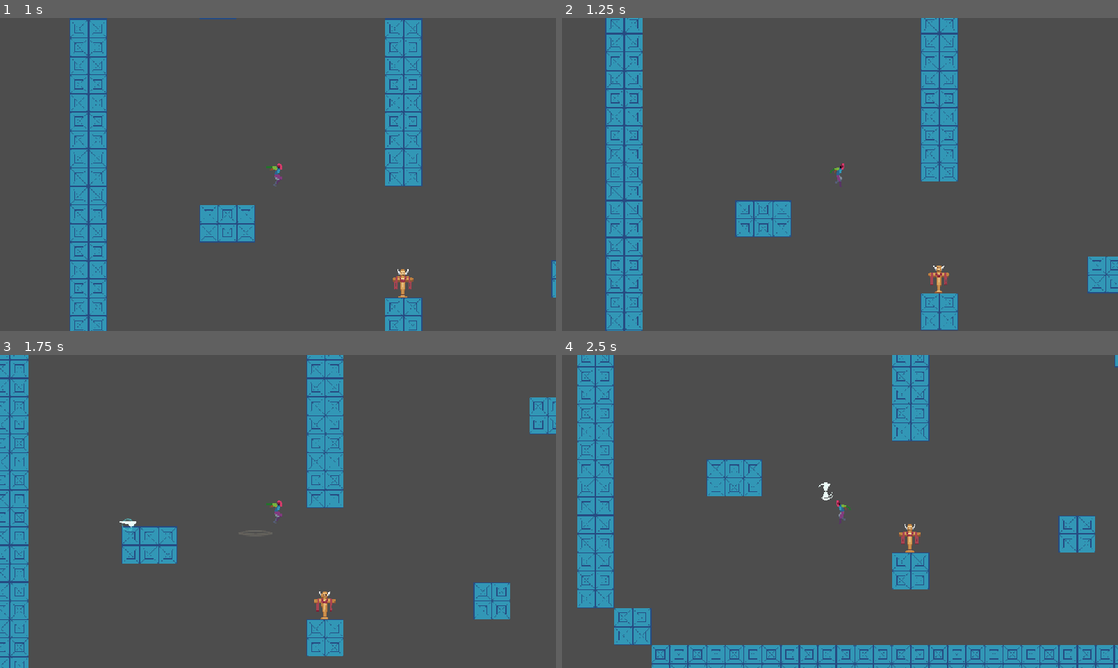
Above: before the commit, frames 1-4 (two rows, left to right).
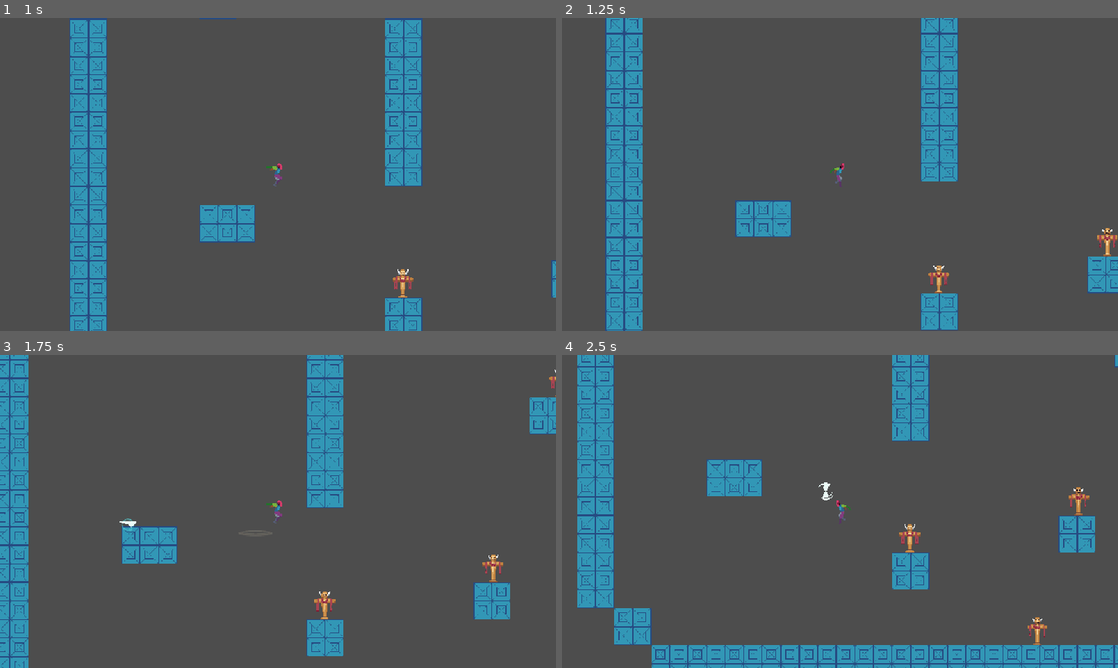
Above: after the commit, the same moments.

Repository: jbradlim08/MindBlade
Game: Godot game, scene res://Scene/level.tscn
Same seed, same stepped clock (60 frames per second), same inputs: the game is played once before the commit and once after it.
Inputs (mouse positions are in pixels of both pictures, inside the frame that each line leads up to):
- Up to frame 1 (1 s): tap Enter at 0.5 s; move the mouse to (400, 158) at 0.52 s; hold D (right) from 0.53 s (still down); hold Middle mouse button (middle-mouse) from 0.53 s (still down); click (400, 158) at 0.67 s; tap Space (jump) at 0.77 s
- Up to frame 2 (1.25 s): keep holding D (right); keep holding Middle mouse button (middle-mouse)
- Up to frame 3 (1.75 s): keep holding D (right); move the mouse to (166, 527) at 1.27 s; release Middle mouse button (middle-mouse) at 1.28 s; right-click (166, 527) at 1.35 s; tap Space (jump) at 1.52 s
- Up to frame 4 (2.5 s): move the mouse to (667, 517) at 2.02 s; release D (right) at 2.03 s; hold A (left) from 2.03 s (still down); tap Shift at 2.1 s; click (667, 517) at 2.17 s

Frame 1 is identical in both runs. In frame 2, 0.2% of the frame differs, in the area x 96-100%, y 67-77%; in frame 3, 0.2%; in frame 4, 0.3%, in the area x 83-95%, y 42-93%.

Commit message:
Delete WALL state

Diff:
--- a/Scene/level.tscn
+++ b/Scene/level.tscn
@@ -43,6 +43,18 @@
 [node name="Dummy" parent="." instance=ExtResource("6_ismto")]
 position = Vector2(575, 424)
 
+[node name="Dummy2" parent="." instance=ExtResource("6_ismto")]
+position = Vector2(866, 355)
+
+[node name="Dummy3" parent="." instance=ExtResource("6_ismto")]
+position = Vector2(981, 37)
+
+[node name="Dummy4" parent="." instance=ExtResource("6_ismto")]
+position = Vector2(795, 581)
+
+[node name="Dummy5" parent="." instance=ExtResource("6_ismto")]
+position = Vector2(611, -410)
+
 [node name="Vier" parent="." instance=ExtResource("2_jnrmd")]
 position = Vector2(279, 236)
 
--- a/character/base_player.gd
+++ b/character/base_player.gd
@@ -7,7 +7,6 @@
 	RUN,
 	JUMP,
 	FALL,
-	WALL,
 	ATTACK,
 	THROW,
 	HURT,
@@ -158,6 +157,12 @@
 func throw() -> void:
 	pass
 
+func hurt() -> void:
+	pass
+
+func die() -> void:
+	pass
+
 func has_orbitting_blade() -> bool:
 	for blade in blades:
 		if blade.cur_state == Blade.BladeState.ORBIT:
--- a/character/base_player.tscn
+++ b/character/base_player.tscn
@@ -1,10 +1,6 @@
-[gd_scene load_steps=4 format=3 uid="uid://bk1148i5ln6j7"]
+[gd_scene load_steps=2 format=3 uid="uid://bk1148i5ln6j7"]
 
 [ext_resource type="Script" uid="uid://bqiarjyx07bcq" path="res://character/base_player.gd" id="1_jm0mr"]
-[ext_resource type="SpriteFrames" uid="uid://f7xo65dhrt2f" path="res://asset/resource/MindBladeSprite.tres" id="2_uvpac"]
-
-[sub_resource type="RectangleShape2D" id="RectangleShape2D_1qu4m"]
-size = Vector2(14, 26)
 
 [node name="BasePlayer" type="CharacterBody2D"]
 z_index = 5
@@ -12,12 +8,9 @@
 script = ExtResource("1_jm0mr")
 
 [node name="AnimatedSprite2D" type="AnimatedSprite2D" parent="."]
-sprite_frames = ExtResource("2_uvpac")
 animation = &"attack"
 
 [node name="CollisionShape2D" type="CollisionShape2D" parent="."]
-position = Vector2(3, 3)
-shape = SubResource("RectangleShape2D_1qu4m")
 
 [node name="Hitbox" type="Area2D" parent="."]
 collision_layer = 2
--- a/project.godot
+++ b/project.godot
@@ -91,7 +91,7 @@
 2d_physics/layer_8="blade_platform"
 2d_physics/layer_9="blade_enemy"
 2d_physics/layer_10="world"
-2d_physics/layer_11=" projectile"
+2d_physics/layer_11="projectile"
 
 [rendering]
 
